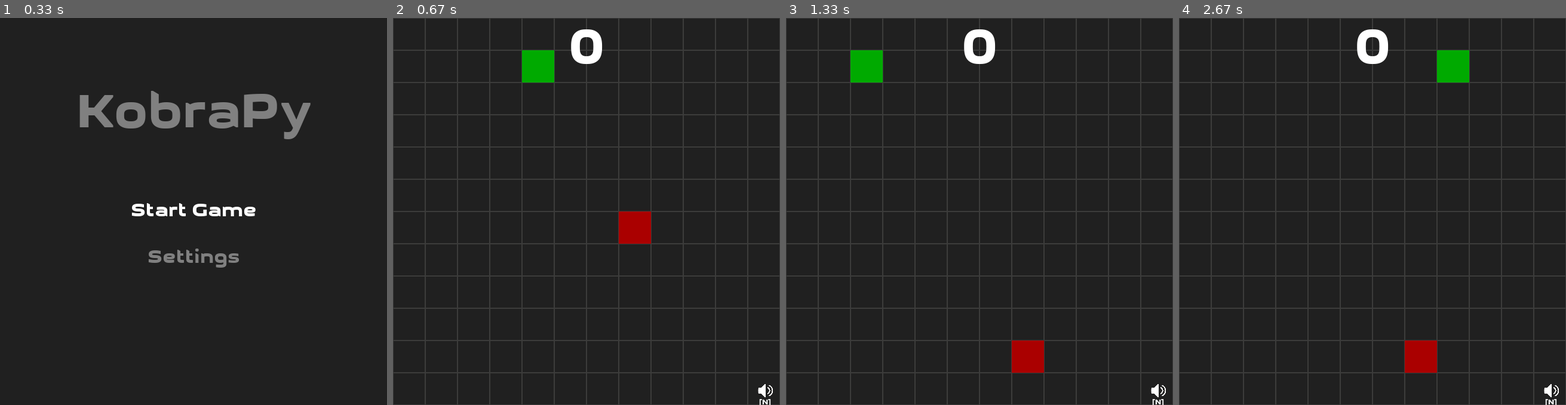
Above: before the commit, frames 1-4 (left to right).
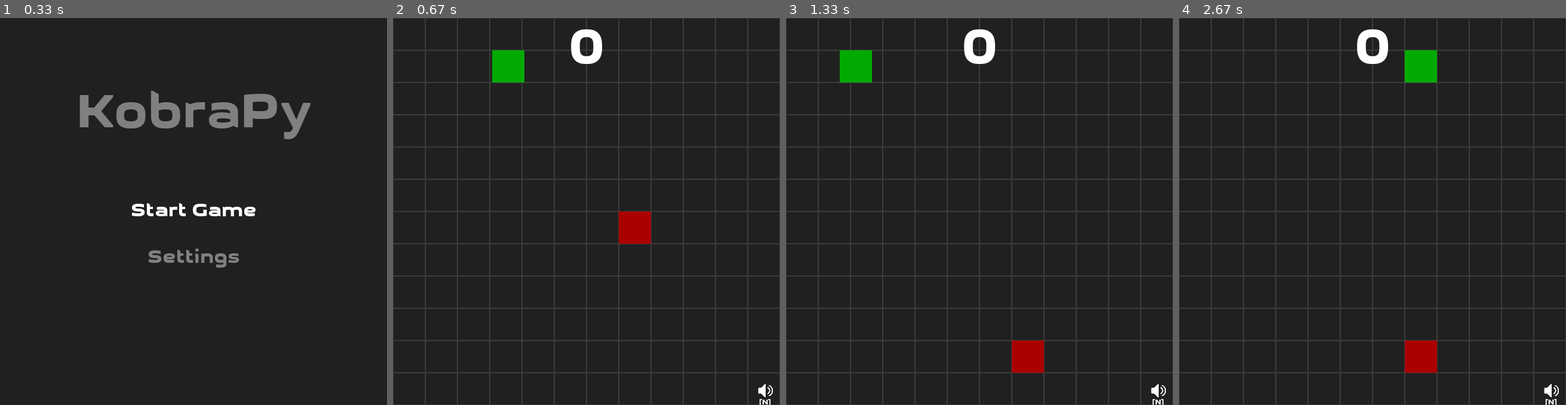
Above: after the commit, the same moments.

Repository: fossguild/naja
Game: pygame game, started from kobra.py
Same seed, same stepped clock (60 frames per second), same inputs: the game is played once before the commit and once after it.
Inputs:
- Up to frame 1 (0.33 s): no input
- Up to frame 2 (0.67 s): click "Start Game" at 0.38 s
- Up to frame 3 (1.33 s): hold Up 0.67-1.13 s; tap Enter at 1.17 s
- Up to frame 4 (2.67 s): tap A at 2 s

Frame 1 is identical in both runs. In frame 2, 1.3% of the frame differs, in the area x 25-42%, y 8-17%; in frame 3, 0.5%; in frame 4, 1.4%, in the area x 58-75%, y 8-17%.

Commit message:
Make the gameplay buttery smooth (#58)
* less input lag

* make the snake's movement smooth

Diff:
--- a/kobra.py
+++ b/kobra.py
@@ -296,6 +296,7 @@
 
 arena = pygame.display.set_mode((WIDTH, HEIGHT), pygame.SCALED, vsync=1)
 
+
 # BIG_FONT   = pygame.font.Font("assets/font/Ramasuri.ttf", int(WIDTH/8))
 # SMALL_FONT = pygame.font.Font("assets/font/Ramasuri.ttf", int(WIDTH/20))
 
@@ -459,8 +460,10 @@
         # The snake has a head segement,
         self.head = pygame.Rect(self.x, self.y, GRID_SIZE, GRID_SIZE)
 
-        # and a tail (array of segments).
-        self.tail = []
+        # and a tail/history of positions (head first).
+        # Store integer grid coordinates (x, y) in `positions`, head at index 0.
+        self.positions = [(self.x, self.y)]
+        self.tail = self.positions[1:]
 
         # The snake is born.
         self.alive = True
@@ -469,7 +472,17 @@
         self.got_apple = False
 
         # Initial speed
-        self.speed = CLOCK_TICKS
+        self.speed = float(CLOCK_TICKS)
+
+        # For smooth movement
+        self.move_progress = 0.0
+        self.target_x = self.x
+        self.target_y = self.y
+        self.draw_x = self.x
+        self.draw_y = self.y
+
+        self.prev_head_x = self.x
+        self.prev_head_y = self.y
 
     # This function is called at each loop interation.
 
@@ -488,12 +501,17 @@
                 if DEATH_SOUND_ON:
                     gameover_sound.play()
 
-            # Check for self-bite.
+            # Check for self-bite (tail stores grid tuples (x,y)).
             for square in self.tail:
-                if next_x == square.x and next_y == square.y:
+                if next_x == square[0] and next_y == square[1]:
                     self.alive = False
                     if DEATH_SOUND_ON:
                         gameover_sound.play()
+
+            if self.alive:
+                self.target_x = next_x
+                self.target_y = next_y
+                self.move_progress = 0.0
 
         # In the event of death, reset the game arena.
         if not self.alive:
@@ -518,28 +536,19 @@
             self.got_apple = False
 
             # Reset speed
-            self.speed = CLOCK_TICKS
+            self.speed = float(CLOCK_TICKS)
+
+            # For smooth movement
+            self.move_progress = 0.0
+            self.target_x = self.x
+            self.target_y = self.y
+            self.draw_x = self.x
+            self.draw_y = self.y
+            self.prev_head_x = self.x
+            self.prev_head_y = self.y
 
             # Drop an apple
             apple = Apple(self)
-
-        # Move the snake.
-
-        # If head hasn't moved, tail shouldn't either (otherwise, self-byte).
-        if self.xmov or self.ymov:
-            # Prepend a new segment to tail.
-            self.tail.insert(
-                0, pygame.Rect(self.head.x, self.head.y, GRID_SIZE, GRID_SIZE)
-            )
-
-            if self.got_apple:
-                self.got_apple = False
-            else:
-                self.tail.pop()
-
-            # Move the head along current direction.
-            self.head.x += self.xmov * GRID_SIZE
-            self.head.y += self.ymov * GRID_SIZE
 
 
 ##
@@ -556,7 +565,9 @@
             self.rect = pygame.Rect(self.x, self.y, GRID_SIZE, GRID_SIZE)
 
             head_free = not (self.x == snake.head.x and self.y == snake.head.y)
-            tail_free = all((self.x != seg.x or self.y != seg.y) for seg in snake.tail)
+            tail_free = all(
+                (self.x != seg[0] or self.y != seg[1]) for seg in snake.tail
+            )
             if head_free and tail_free:
                 break
 
@@ -623,6 +634,7 @@
 ##
 
 while True:
+    dt = clock.tick_busy_loop(0)
     for event in pygame.event.get():  # Wait for events
         # App terminated
         if event.type == pygame.QUIT:
@@ -672,19 +684,86 @@
     ## Update the game
 
     if game_on:
-        snake.update()
+        # If we're not currently interpolating between grid cells and a movement
+        # direction is set, schedule the next grid move by calling snake.update().
+        if snake.target_x == snake.head.x and snake.target_y == snake.head.y:
+            if snake.xmov or snake.ymov:
+                snake.update()
+
+        # Advance interpolation toward the current target grid cell (if any)
+        if snake.target_x != snake.head.x or snake.target_y != snake.head.y:
+            move_interval_ms = 1000.0 / snake.speed
+            snake.move_progress += dt / move_interval_ms
+            if snake.move_progress > 1.0:
+                snake.move_progress = 1.0
+            snake.draw_x = (
+                snake.head.x + (snake.target_x - snake.head.x) * snake.move_progress
+            )
+            snake.draw_y = (
+                snake.head.y + (snake.target_y - snake.head.y) * snake.move_progress
+            )
+            if snake.move_progress >= 1.0:
+                # Move completed: remember previous head position
+                prev_x = snake.head.x
+                prev_y = snake.head.y
+
+                # Snap head to target grid cell
+                snake.head.x = snake.target_x
+                snake.head.y = snake.target_y
+                snake.x = snake.head.x
+                snake.y = snake.head.y
+
+                # Insert previous head position into tail (store as (x,y) tuple)
+                snake.tail.insert(0, (prev_x, prev_y))
+                if snake.got_apple:
+                    snake.got_apple = False
+                else:
+                    # Only pop when we didn't just eat an apple
+                    if snake.tail:
+                        snake.tail.pop()
+
+                # Reset progress and ensure draw coords are exact integers
+                snake.move_progress = 0.0
+                snake.draw_x = float(snake.head.x)
+                snake.draw_y = float(snake.head.y)
+                snake.prev_head_x = snake.head.x
+                snake.prev_head_y = snake.head.y
+        else:
+            # No pending move: keep draw coordinates synced to head
+            snake.move_progress = 0.0
+            snake.draw_x = float(snake.head.x)
+            snake.draw_y = float(snake.head.y)
 
         arena.fill(ARENA_COLOR)
         draw_grid()
 
         apple.update()
 
-    # Draw the tail
-    for square in snake.tail:
-        pygame.draw.rect(arena, TAIL_COLOR, square)
-
-    # Draw head
-    pygame.draw.rect(arena, HEAD_COLOR, snake.head)
+    # Draw the tail with smooth interpolation
+    for i, (tx, ty) in enumerate(snake.tail):
+        draw_tx = tx
+        draw_ty = ty
+
+        if i == 0 and snake.move_progress > 0.0:
+            draw_tx = snake.head.x + (tx - snake.head.x) * (1.0 - snake.move_progress)
+            draw_ty = snake.head.y + (ty - snake.head.y) * (1.0 - snake.move_progress)
+        elif i > 0 and snake.move_progress > 0.0:
+            prev_tx, prev_ty = snake.tail[i - 1]
+            draw_tx = prev_tx + (tx - prev_tx) * (1.0 - snake.move_progress)
+            draw_ty = prev_ty + (ty - prev_ty) * (1.0 - snake.move_progress)
+
+        pygame.draw.rect(
+            arena,
+            TAIL_COLOR,
+            pygame.Rect(round(draw_tx), round(draw_ty), GRID_SIZE, GRID_SIZE),
+        )
+
+    # Draw head (use int coords for Rect)
+    pygame.draw.rect(
+        arena,
+        HEAD_COLOR,
+        pygame.Rect(round(snake.draw_x), round(snake.draw_y), GRID_SIZE, GRID_SIZE),
+    )
 
     # Show score (snake length = head + tail)
     score = BIG_FONT.render(f"{len(snake.tail)}", True, SCORE_COLOR)
@@ -704,4 +783,3 @@
 
     # Update display and move clock.
     pygame.display.update()
-    clock.tick_busy_loop(int(snake.speed))
